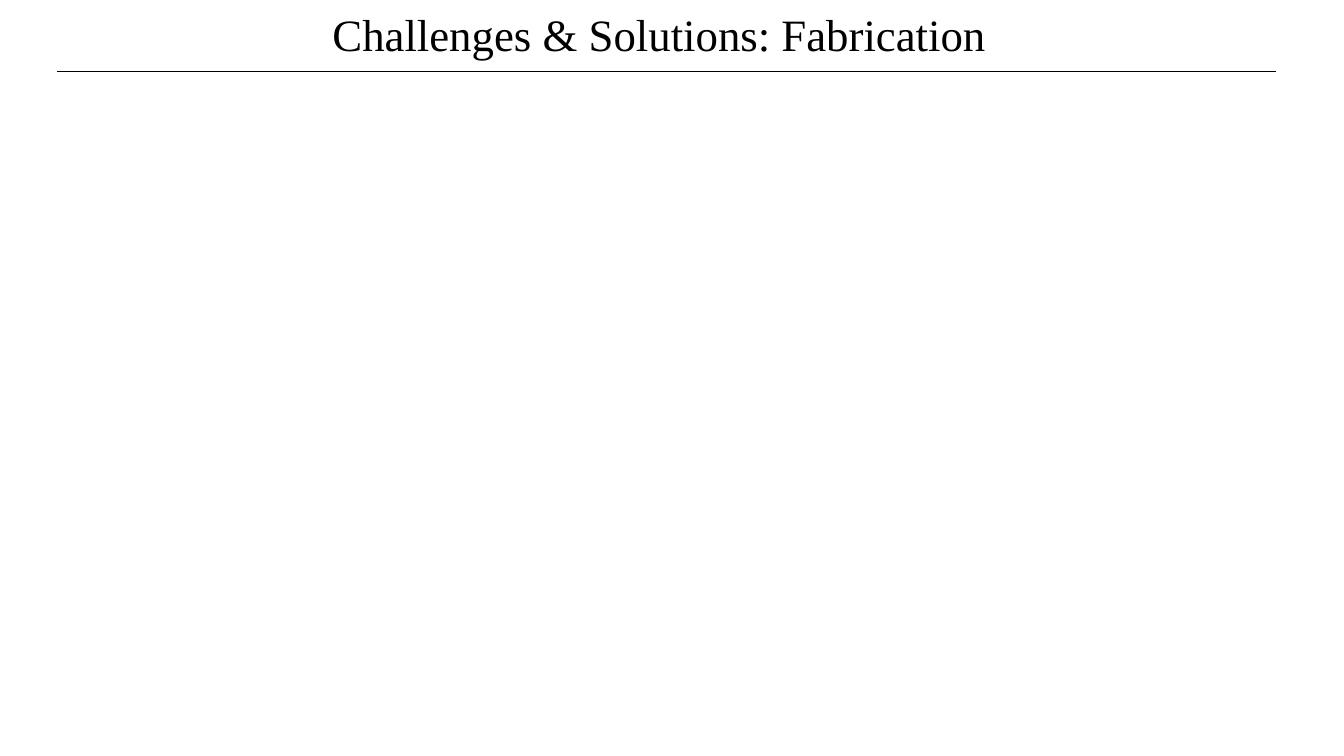
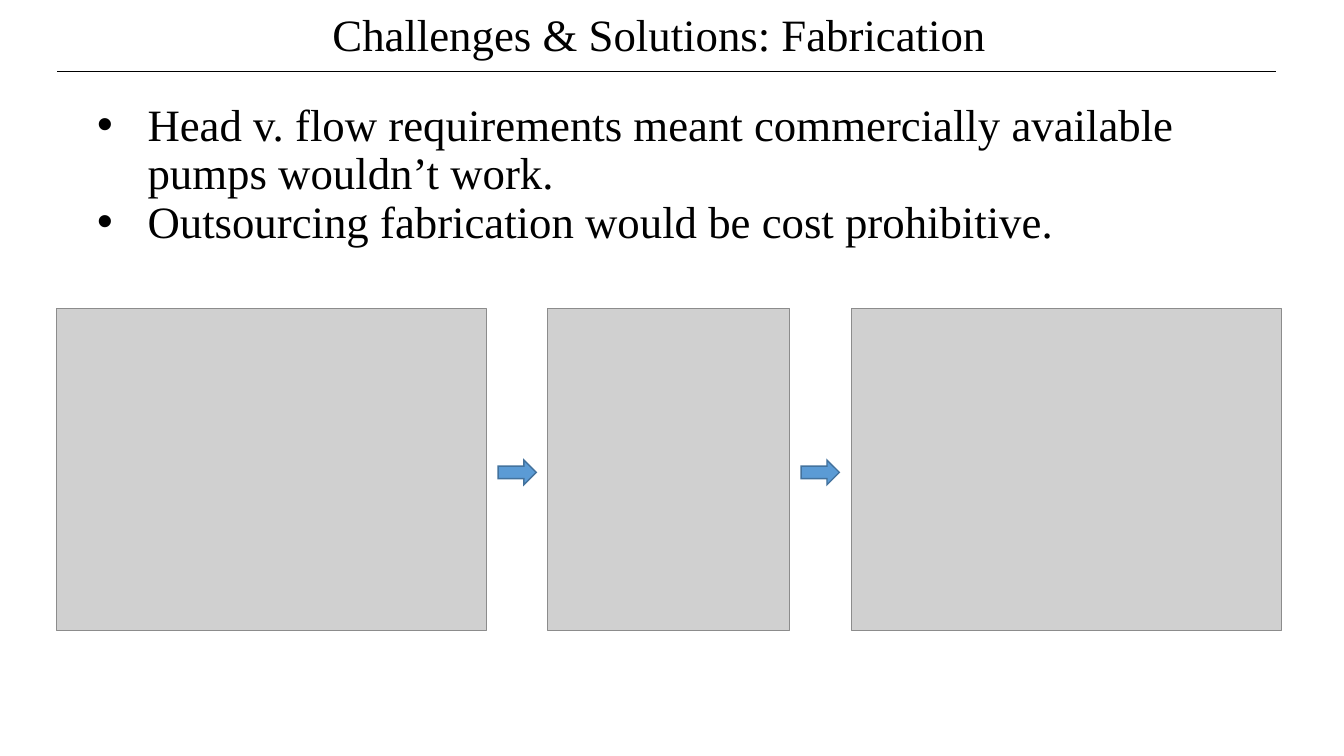
Before and after one commit to psas/electric-feed-system-prototype, a slide deck: slide 2 of Docs/Presentations/Slides/#8 challenges and solutions.pptx (slide 4 before the commit). Drawn at 1344x756 pixels with LibreOffice and Linux fonts; fonts in the diff are those of the drawing; grey boxes stand for pictures. Boxes give left, top, right and bottom in pixels: in the first picture for what was removed or moved away, otherwise in the second. Text is boxed around its words. In the diff, an @@ line names an element or a change of style, - is before the commit and + after.

```diff
--- a/Docs/Presentations/Slides/#8 challenges and solutions.pptx
+++ b/Docs/Presentations/Slides/#8 challenges and solutions.pptx
@@ text added at (148, 109, 1174, 247), 32 pt, text #000000 @@
+• Head v. flow requirements meant commercially available pumps wouldn’t work.
+• Outsourcing fabrication would be cost prohibitive.
@@ picture added at (56, 309, 486, 631) @@
@@ picture added at (548, 309, 790, 631) @@
@@ picture added at (852, 309, 1281, 631) @@
@@ right arrow added at (498, 460, 536, 485), fill #5B9BD5, outline #43739E 1 pt @@
@@ right arrow added at (802, 460, 840, 485), fill #5B9BD5, outline #43739E 1 pt @@
```
Also in this commit, not shown: 1 slide added, 2 slides removed.
